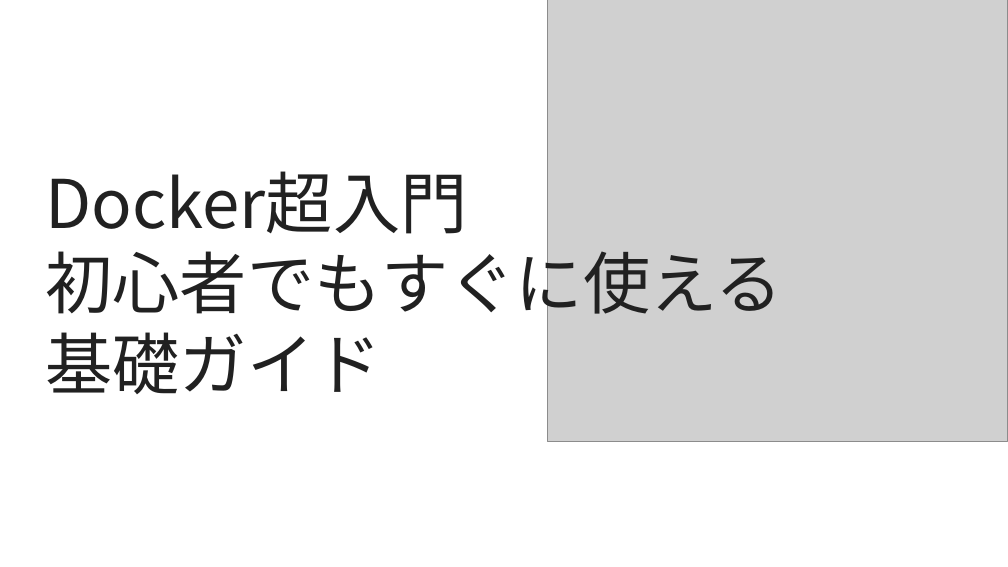
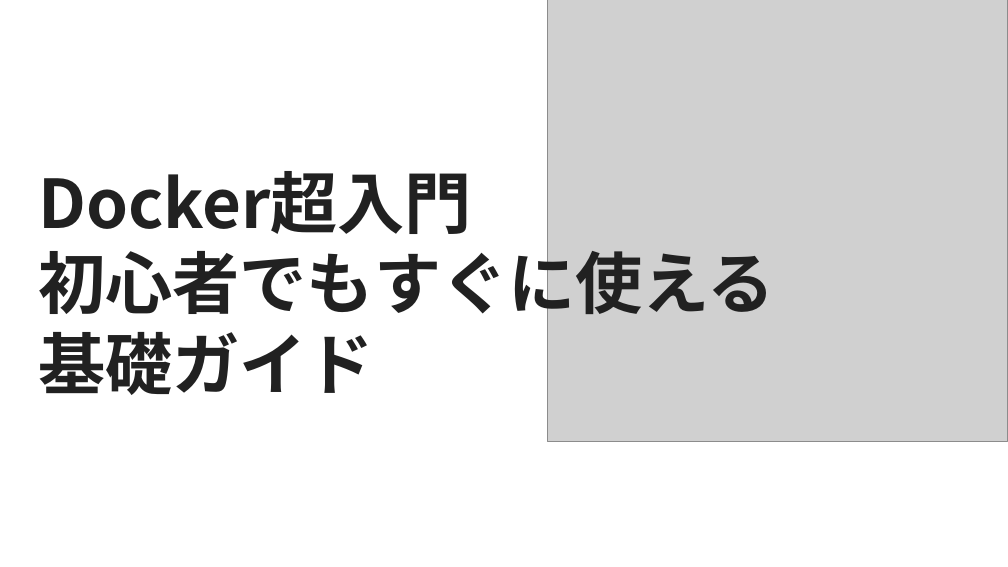
Before and after one commit to raisex-hyamasaki/my-blog, a slide deck: slide 24 of techblog-image/techblog-img.pptx. Drawn at 1008x567 pixels with LibreOffice and Linux fonts; fonts in the diff are those of the drawing; grey boxes stand for pictures. Boxes give left, top, right and bottom in pixels: in the first picture for what was removed or moved away, otherwise in the second. Text is boxed around its words. In the diff, an @@ line names an element or a change of style, - is before the commit and + after.

```diff
--- a/techblog-image/techblog-img.pptx
+++ b/techblog-image/techblog-img.pptx
@@ text "Docker超入門" moved from (x1=46, y1=171, x2=783, y2=394) to (x1=38, y1=171, x2=775, y2=395) @@
@@ text "Docker超入門" at (x1=38, y1=171, x2=775, y2=395): bold on @@
```
Also in this commit, not shown: 25 other slides changed, 7 other files.
